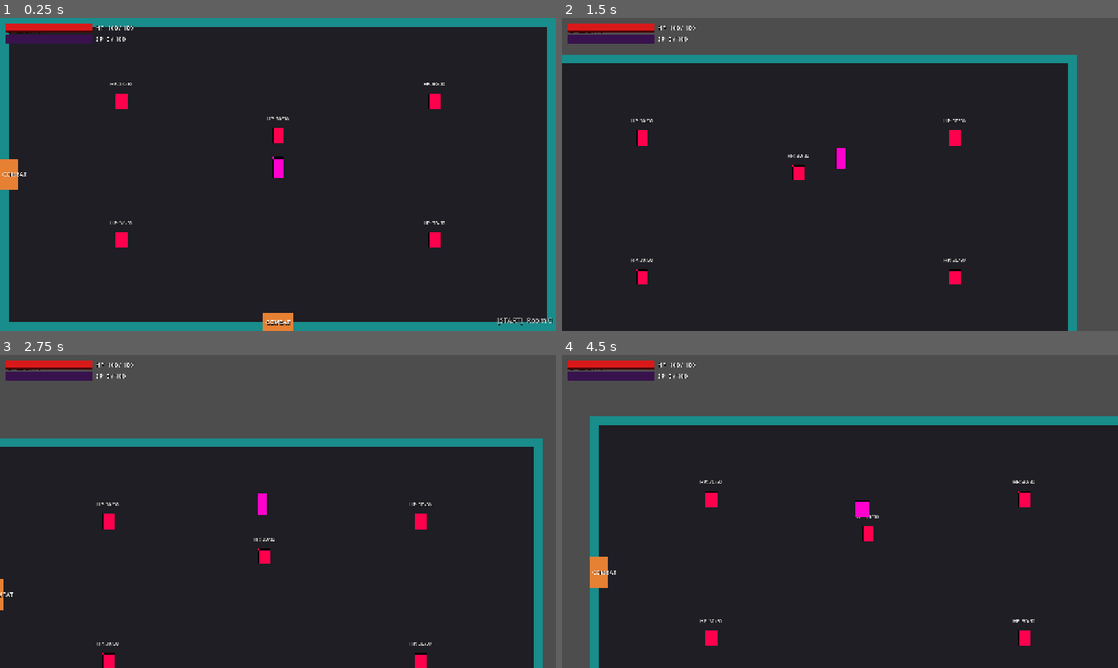
Above: before the commit, frames 1-4 (two rows, left to right).
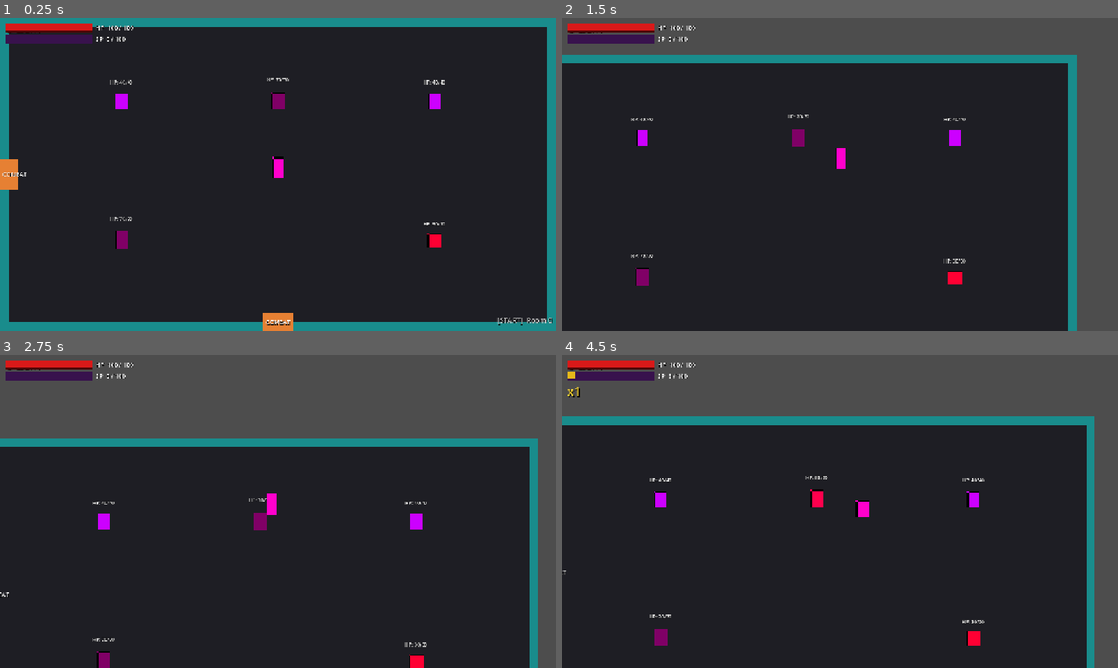
Above: after the commit, the same moments.

Repository: KarnamV/chan-inspo
Game: Godot game, scene res://scenes/TestRoom.tscn
Same seed, same stepped clock (60 frames per second), same inputs: the game is played once before the commit and once after it.
Inputs:
- Up to frame 1 (0.25 s): no input
- Up to frame 2 (1.5 s): tap Enter at 0.5 s; hold V (attack_dash) 0.53-1.28 s; hold W (move_up) from 0.53 s (still down); tap X (attack_kick) at 1.35 s
- Up to frame 3 (2.75 s): release W (move_up) at 2.03 s; hold A (move_left) from 2.03 s (still down); hold Z (attack_punch) from 2.03 s (still down)
- Up to frame 4 (4.5 s): release Z (attack_punch) at 2.78 s; tap C (attack_throw) at 2.85 s; release A (move_left) at 3.53 s; hold S (move_down) 3.53-4.28 s; hold Q (block) 3.53-4.28 s; hold D (move_right) from 4.28 s (still down); tap Space (dodge) at 4.35 s

The runs differ from the first frame. In frame 1, 0.9% of the frame differs, in the area x 19-80%, y 19-74%; in frame 2, 0.9%; in frame 3, 2.6%; in frame 4, 11%, in the area x 0-100%, y 5-100%.
Error in both runs: Trying to assign an array of type "Array" to a variable of type "Array[int]". (res://scripts/RoomGraph.gd:342)

Commit message:
Replace dummies with enemies in TestRoom; add room-clear logic
TestRoom.tscn: Dummy instances replaced with 2 Demons + 2 Possessed
Warriors + 1 Beast. Player node added to group "player" (instance
override). Enemies grouped under Enemies container node.

TestRoom.gd: _connect_enemy_signals() wires enemy_died from all
Enemies children. _on_enemy_died() tracks kill count; _on_room_cleared()
fires at 5/5, marks room is_visited=true via RoomManager to unlock
exits. _on_attack_landed() routes damage to nearest enemy within 120px.

Co-Authored-By: Claude Sonnet 4.6 <noreply@anthropic.com>

Diff:
--- a/game/scenes/TestRoom.tscn
+++ b/game/scenes/TestRoom.tscn
@@ -1,10 +1,12 @@
-[gd_scene load_steps=6 format=3 uid="uid://testroom_scene"]
+[gd_scene load_steps=8 format=3 uid="uid://testroom_scene"]
 
 [ext_resource type="PackedScene" path="res://scenes/Player.tscn" id="1_player_scene"]
-[ext_resource type="PackedScene" path="res://scenes/Dummy.tscn" id="2_dummy_scene"]
 [ext_resource type="Script" path="res://scripts/TestRoom.gd" id="3_testroom_script"]
 [ext_resource type="PackedScene" path="res://scenes/RoomRenderer.tscn" id="4_roomrenderer_scene"]
 [ext_resource type="Script" path="res://scripts/RoomManager.gd" id="5_roommanager_script"]
+[ext_resource type="PackedScene" path="res://scenes/Demon.tscn" id="6_demon_scene"]
+[ext_resource type="PackedScene" path="res://scenes/PossessedWarrior.tscn" id="7_warrior_scene"]
+[ext_resource type="PackedScene" path="res://scenes/Beast.tscn" id="8_beast_scene"]
 
 [sub_resource type="LabelSettings" id="8_stance_label_settings"]
 font_size = 20
@@ -13,19 +15,23 @@
 shadow_offset = Vector2(2, 2)
 
 ; ---------------------------------------------------------------------------
-; TestRoom.tscn — isolated combat-feel test room with room transitions.
+; TestRoom.tscn — combat test room with AI enemies + room transitions.
 ;
 ; Node hierarchy:
 ;   TestRoom (Node2D)
 ;     ├── RoomRenderer   — draws floor + coloured walls + exit door arches
 ;     ├── RoomManager    — holds RoomGraph, drives fade transitions
-;     ├── Dummies        — combat dummies (kept for hit-testing; AI replaces later)
-;     ├── Player         — player character at room centre
+;     ├── Enemies        — container for all AI enemies (replaces Dummies)
+;     │     ├── Demon1  (pos: 280,200)  — purple ranged harasser
+;     │     ├── Demon2  (pos: 1000,200) — purple ranged harasser
+;     │     ├── Warrior1 (pos: 640,200) — green melee bruiser
+;     │     ├── Warrior2 (pos: 280,520) — green melee bruiser
+;     │     └── Beast1  (pos: 1000,520) — orange fast rusher
+;     ├── Player         — player character (in "player" group)
 ;     └── HUD (CanvasLayer, layer=10)
 ;           └── StanceLabel
 ;
-; Static floor/walls removed — RoomRenderer builds them procedurally.
-; RoomManager is wired up in TestRoom._setup_room_manager() with seed 42.
+; TestRoom.gd connects enemy_died to track room clear.
 ; ---------------------------------------------------------------------------
 
 [node name="TestRoom" type="Node2D"]
@@ -37,25 +43,27 @@
 [node name="RoomManager" type="Node" parent="."]
 script = ExtResource("5_roommanager_script")
 
-[node name="Dummies" type="Node2D" parent="."]
+[node name="Enemies" type="Node2D" parent="."]
 
-[node name="DummyNW" parent="Dummies" instance=ExtResource("2_dummy_scene")]
+[node name="Demon1" parent="Enemies" instance=ExtResource("6_demon_scene")]
 position = Vector2(280, 200)
 
-[node name="DummyNE" parent="Dummies" instance=ExtResource("2_dummy_scene")]
+[node name="Demon2" parent="Enemies" instance=ExtResource("6_demon_scene")]
 position = Vector2(1000, 200)
 
-[node name="DummyCenter" parent="Dummies" instance=ExtResource("2_dummy_scene")]
-position = Vector2(640, 280)
+[node name="Warrior1" parent="Enemies" instance=ExtResource("7_warrior_scene")]
+position = Vector2(640, 200)
 
-[node name="DummySW" parent="Dummies" instance=ExtResource("2_dummy_scene")]
+[node name="Warrior2" parent="Enemies" instance=ExtResource("7_warrior_scene")]
 position = Vector2(280, 520)
 
-[node name="DummySE" parent="Dummies" instance=ExtResource("2_dummy_scene")]
+[node name="Beast1" parent="Enemies" instance=ExtResource("8_beast_scene")]
 position = Vector2(1000, 520)
 
 [node name="Player" parent="." instance=ExtResource("1_player_scene")]
 position = Vector2(640, 360)
+; Add Player to the "player" group so enemies can find it via get_nodes_in_group.
+groups = ["player"]
 
 ; CanvasLayer keeps the HUD anchored to the viewport regardless of camera movement.
 [node name="HUD" type="CanvasLayer" parent="."]
--- a/game/scripts/TestRoom.gd
+++ b/game/scripts/TestRoom.gd
@@ -3,7 +3,7 @@
 const HIT_SEARCH_RADIUS: float = 120.0
 
 @onready var player: CharacterBody2D = $Player
-@onready var dummies_container: Node2D = $Dummies
+@onready var enemies_container: Node2D = $Enemies
 @onready var stance_label: Label = $HUD/StanceLabel
 @onready var room_renderer: Node2D = $RoomRenderer
 @onready var room_manager: Node  = $RoomManager
@@ -15,12 +15,17 @@
 var _talisman: Node = null
 var _hud: CanvasLayer = null
 
+# Room-clear tracking.
+var _total_enemies: int = 0
+var _enemies_dead:  int = 0
+
 
 func _ready() -> void:
 	player.attack_landed.connect(_on_attack_landed)
 	_setup_talisman()
 	_setup_hud()
 	_setup_room_manager()
+	_connect_enemy_signals()
 
 
 func _setup_talisman() -> void:
@@ -73,6 +78,66 @@
 	room_manager.generate_run(42)
 
 
+# ---------------------------------------------------------------------------
+# Enemy signal wiring + room-clear tracking
+# ---------------------------------------------------------------------------
+
+func _connect_enemy_signals() -> void:
+	# Count and connect all EnemyBase children in the Enemies container.
+	# This must be called after _ready() so the enemy nodes are fully initialised.
+	for enemy in enemies_container.get_children():
+		if enemy.has_signal("enemy_died"):
+			_total_enemies += 1
+			enemy.enemy_died.connect(_on_enemy_died)
+
+	print("[TestRoom] %d enemies registered for room-clear tracking." % _total_enemies)
+
+
+func _on_enemy_died(_enemy: Node) -> void:
+	_enemies_dead += 1
+	print("[TestRoom] Enemy down (%d / %d)." % [_enemies_dead, _total_enemies])
+
+	if _enemies_dead >= _total_enemies:
+		_on_room_cleared()
+
+
+func _on_room_cleared() -> void:
+	print("[TestRoom] Room cleared! All %d enemies defeated." % _total_enemies)
+	# Unlock exits via RoomManager — mark the current room as cleared so the
+	# boss-lock check (which gates on is_visited) can be satisfied.
+	# RoomManager already sets is_visited when a room is entered; for a
+	# combat-gated room we additionally want to flag it explicitly so future
+	# logic can distinguish visited vs. cleared.
+	var cur_room: RoomData = room_manager.current_room()
+	if cur_room != null:
+		cur_room.is_visited = true
+		print("[TestRoom] Exit doors unlocked.")
+
+
+# ---------------------------------------------------------------------------
+# Attack-landed: find nearest enemy and deal damage
+# ---------------------------------------------------------------------------
+
+func _on_attack_landed(_attack_name: String, damage: int, hit_position: Vector2) -> void:
+	var nearest: CharacterBody2D = null
+	var best_dist: float = HIT_SEARCH_RADIUS
+
+	for enemy in enemies_container.get_children():
+		if not enemy is CharacterBody2D:
+			continue
+		var d: float = enemy.global_position.distance_to(hit_position)
+		if d < best_dist:
+			best_dist = d
+			nearest = enemy
+
+	if nearest != null:
+		nearest.take_damage(damage)
+
+
+# ---------------------------------------------------------------------------
+# Label callbacks
+# ---------------------------------------------------------------------------
+
 func _on_stance_changed(_new_stance: int) -> void:
 	stance_label.text = _talisman.stance_display_text()
 
@@ -82,19 +147,3 @@
 	# Format: "☯ LIGHT  |  [COMBAT]"
 	var stance_text: String = _talisman.stance_display_text() if _talisman != null else ""
 	stance_label.text = "%s  |  [%s]" % [stance_text, room_data.type_name()]
-
-
-func _on_attack_landed(attack_name: String, damage: int, hit_position: Vector2) -> void:
-	var nearest: CharacterBody2D = null
-	var best_dist: float = HIT_SEARCH_RADIUS
-
-	for dummy in dummies_container.get_children():
-		if not dummy is CharacterBody2D:
-			continue
-		var d: float = dummy.global_position.distance_to(hit_position)
-		if d < best_dist:
-			best_dist = d
-			nearest = dummy
-
-	if nearest != null:
-		nearest.take_damage(damage)
